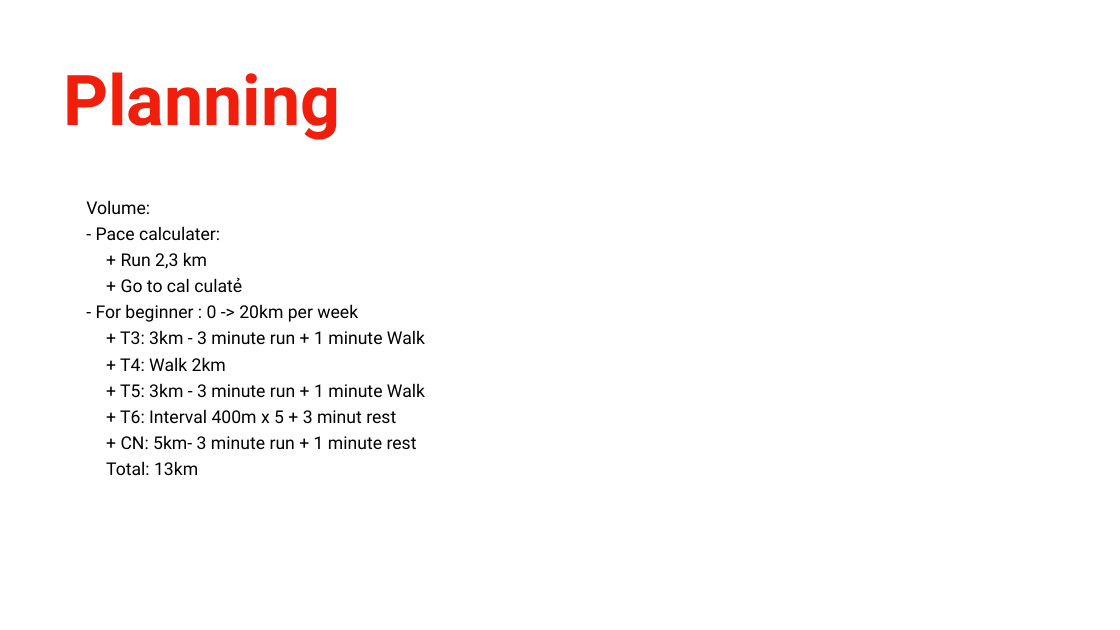
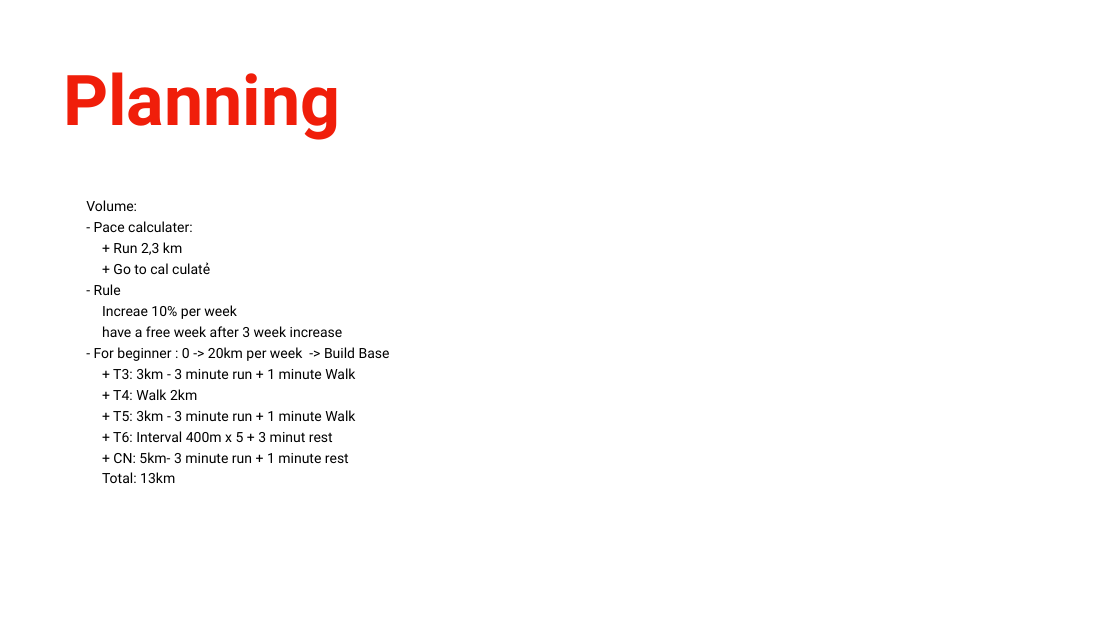
Before and after one commit to khanhnguyen18/running, a slide deck: slide 10 of Running.pptx (slide 9 before the commit). Drawn at 1120x630 pixels with LibreOffice and Linux fonts; fonts in the diff are those of the drawing; background and template pictures are left out. Boxes give left, top, right and bottom in pixels: in the first picture for what was removed or moved away, otherwise in the second. Text is boxed around its words. In the diff, an @@ line names an element or a change of style, - is before the commit and + after.

```diff
--- a/Running.pptx
+++ b/Running.pptx
@@ text at (86,200,355,483): size 30.2 to 24 pt in "Volume:", "- Pace calculater:", "+ Run 2,3 km", "+ Go to cal culatẻ" and 6 more places; less space between paragraphs; indent changed @@
@@ text at (94,284,390,361): text changed; size 30.2 to 24 pt @@
-- For beginner : 0 -> 20km per week
+- Rule
+  Increae 10% per week
+  have a free week after 3 week increase
+- For beginner : 0 -> 20km per week -> Build Base
```
Also in this commit, not shown: 3 other slides changed, 3 slides added, 2 slides removed, 1 other file.
